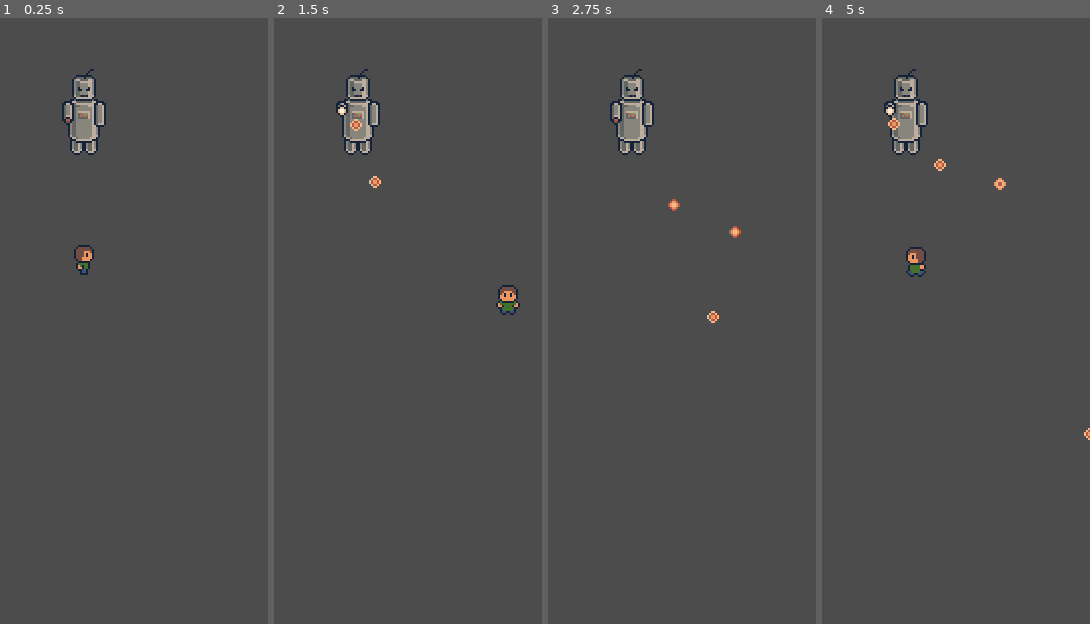
Above: before the commit, frames 1-4 (left to right).
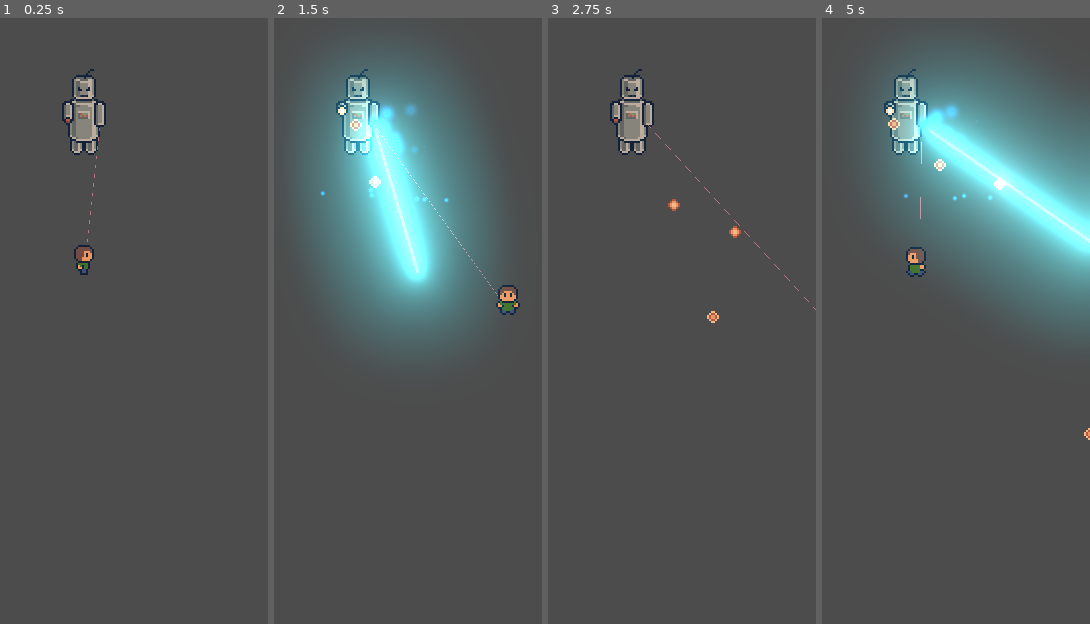
Above: after the commit, the same moments.

Repository: Riudin/A-Slight-Inconvenience
Game: Godot game, scene res://World.tscn
The game is run twice, just before and just after one commit, with the same random seed, the same clock (stepped at 60 frames per second) and the same inputs.
Inputs (mouse positions are in pixels of both pictures, inside the frame that each line leads up to):
- Up to frame 1 (0.25 s): no input
- Up to frame 2 (1.5 s): tap Enter (ui_accept) at 0.5, 0.77 s; move the mouse to (440, 272) at 0.52 s; hold Right (ui_right) 0.53-1.28 s; click (440, 272) at 0.67 s; move the mouse to (290, 339) at 1.27 s; hold Down (ui_down) from 1.28 s (still down); click (290, 339) at 1.42 s
- Up to frame 3 (2.75 s): tap Enter (ui_accept) at 1.52 s; move the mouse to (671, 163) at 2.02 s; release Down (ui_down) at 2.03 s; hold Right (ui_right) from 2.03 s (still down); click (671, 163) at 2.17 s
- Up to frame 4 (5 s): move the mouse to (891, 430) at 2.77 s; release Right (ui_right) at 2.78 s; hold Up (ui_up) 2.78-3.53 s; click (891, 430) at 2.92 s; tap Enter (ui_accept) at 3.02, 3.77, 4.52 s; move the mouse to (1017, 399) at 3.52 s; hold Left (ui_left) from 3.53 s (still down); click (1017, 399) at 3.67 s; move the mouse to (outside the picture) at 4.27 s; click (outside the picture) at 4.42 s

The runs differ from the first frame. In frame 1, less than 0.1% of the frame differs, in the area x 32-38%, y 18-37%; in frame 2, 27%, in the area x 10-84%, y 6-54%; in frame 3, less than 0.1%; in frame 4, 27%.

Commit message:
Added Laser

Diff:
--- a/Boss.gd
+++ b/Boss.gd
@@ -17,6 +17,8 @@
 onready var projectileOrigin = $ProjectileOrigin
 onready var projectileDirection = $ProjectileOrigin/ProjectileDirection
 onready var player = get_tree().get_current_scene().find_node("Player")
+onready var laser = $Laser
+onready var laserIndicator = $LaserIndicator
 
 onready var Projectile = preload("res://Projectile.tscn")
 
@@ -24,6 +26,7 @@
 	animationTree.active = true
 
 func _physics_process(_delta):
+	laserIndicator.target = player.global_position - laserIndicator.global_position
 	match state:
 		MOVE:
 			move_state(_delta)
@@ -55,6 +58,8 @@
 # triggered when AttackStart animation is over
 func shoot_projectile():
 	animationState.travel("Attacking")
+	laser.target = player.global_position - laser.global_position
+	laser.is_casting = true
 	while proj_number > 0:
 		var projectile = Projectile.instance()
 		projectile.direction = player.global_position - projectileOrigin.global_position
@@ -63,6 +68,7 @@
 		proj_number -= 1
 		yield(get_tree().create_timer(0.5), "timeout")
 
+	laser.is_casting = false
 	animationState.travel("AttackEnd")
 
 func _on_AttackEnd_animation_finished():
--- a/Boss.tscn
+++ b/Boss.tscn
@@ -1,8 +1,10 @@
-[gd_scene load_steps=24 format=2]
+[gd_scene load_steps=26 format=2]
 
 [ext_resource path="res://roboter_boss-Sheet.png" type="Texture" id=1]
 [ext_resource path="res://roboter_boss_arms-Sheet.png" type="Texture" id=2]
 [ext_resource path="res://Boss.gd" type="Script" id=3]
+[ext_resource path="res://Laser.tscn" type="PackedScene" id=4]
+[ext_resource path="res://LaserIndicator.tscn" type="PackedScene" id=5]
 
 [sub_resource type="CapsuleShape2D" id=1]
 radius = 4.0
@@ -252,3 +254,10 @@
 
 [node name="ProjectileDirection" type="Position2D" parent="ProjectileOrigin"]
 position = Vector2( 0, 2 )
+
+[node name="Laser" parent="." instance=ExtResource( 4 )]
+position = Vector2( 8, -10 )
+
+[node name="LaserIndicator" parent="." instance=ExtResource( 5 )]
+position = Vector2( 8, -10 )
+cast_to = Vector2( 67, 0 )
--- /dev/null
+++ b/Laser.gd
@@ -0,0 +1,56 @@
+extends RayCast2D
+
+var is_casting = false setget set_is_casting
+var target = Vector2.ZERO
+
+onready var line = $Line2D
+onready var tween = $Tween
+onready var castingParticles = $CastingParticles
+onready var collisionParticles = $CollisionParticles
+onready var beamParticles = $BeamParticles
+
+func _ready():
+	set_physics_process(false)
+	line.points[1] = Vector2.ZERO
+
+#func _unhandled_input(event):
+#	if event is InputEventMouseButton:
+#		self.is_casting = event.pressed
+
+func _physics_process(delta):
+	set_cast_to(target)
+	var cast_point = cast_to
+	force_raycast_update()
+
+	collisionParticles.emitting = is_colliding()
+
+	if is_colliding():
+		cast_point = to_local(get_collision_point())
+		collisionParticles.global_rotation = get_collision_normal().angle()
+		collisionParticles.position = cast_point
+
+	line.points[1] = cast_point
+	beamParticles.position = cast_point * 0.5
+	beamParticles.process_material.emission_box_extents.x = cast_point.length() * 0.5
+
+func set_is_casting(cast: bool):
+	is_casting = cast
+
+	beamParticles.emitting = is_casting
+	castingParticles.emitting = is_casting
+	if is_casting:
+		appear()
+	else:
+		collisionParticles.emitting = false
+		disappear()
+	set_physics_process(is_casting)
+
+func appear():
+	tween.stop_all()
+	tween.interpolate_property(line, "width", 0, 1.5, 0.2)
+	tween.start()
+
+func disappear():
+	tween.stop_all()
+	tween.interpolate_property(line, "width", 1.5, 0, 0.1)
+	tween.start()
--- /dev/null
+++ b/Laser.tscn
@@ -0,0 +1,91 @@
+[gd_scene load_steps=11 format=2]
+
+[ext_resource path="res://Laser.gd" type="Script" id=1]
+[ext_resource path="res://glowing_circle.png" type="Texture" id=2]
+
+[sub_resource type="Gradient" id=6]
+colors = PoolColorArray( 1, 1, 1, 1, 1, 1, 1, 0 )
+
+[sub_resource type="GradientTexture" id=7]
+gradient = SubResource( 6 )
+
+[sub_resource type="Curve" id=8]
+_data = [ Vector2( 0.0168539, 0.218182 ), 0.0, 0.0, 0, 0, Vector2( 0.578652, 0.209091 ), 0.0, 0.0, 0, 0, Vector2( 1, 0 ), 0.0, 0.0, 0, 0 ]
+
+[sub_resource type="CurveTexture" id=9]
+curve = SubResource( 8 )
+
+[sub_resource type="ParticlesMaterial" id=10]
+flag_disable_z = true
+gravity = Vector3( 0, 0, 0 )
+initial_velocity = 100.0
+orbit_velocity = 0.0
+orbit_velocity_random = 0.0
+scale_curve = SubResource( 9 )
+color_ramp = SubResource( 7 )
+
+[sub_resource type="ParticlesMaterial" id=13]
+flag_disable_z = true
+gravity = Vector3( 0, 0, 0 )
+initial_velocity = 150.0
+orbit_velocity = 0.0
+orbit_velocity_random = 0.0
+scale_curve = SubResource( 9 )
+color_ramp = SubResource( 7 )
+
+[sub_resource type="ParticlesMaterial" id=12]
+emission_shape = 2
+emission_box_extents = Vector3( 1, 1, 1 )
+flag_disable_z = true
+direction = Vector3( 0, 0, 0 )
+gravity = Vector3( 0, 0, 0 )
+initial_velocity = 10.0
+orbit_velocity = 0.0
+orbit_velocity_random = 0.0
+tangential_accel = 100.0
+scale = 0.06
+
+[sub_resource type="Environment" id=5]
+background_mode = 4
+glow_enabled = true
+glow_levels/2 = true
+glow_levels/4 = true
+glow_intensity = 0.7
+glow_blend_mode = 0
+glow_hdr_luminance_cap = 2.0
+glow_bicubic_upscale = true
+
+[node name="Laser" type="RayCast2D"]
+position = Vector2( 29, 53 )
+cast_to = Vector2( 500, 0 )
+script = ExtResource( 1 )
+
+[node name="Line2D" type="Line2D" parent="."]
+points = PoolVector2Array( 0, 0, 20, 0 )
+width = 2.0
+default_color = Color( 0.5, 3, 6, 1 )
+
+[node name="Tween" type="Tween" parent="."]
+
+[node name="CastingParticles" type="Particles2D" parent="."]
+emitting = false
+lifetime = 0.3
+process_material = SubResource( 10 )
+texture = ExtResource( 2 )
+
+[node name="CollisionParticles" type="Particles2D" parent="."]
+emitting = false
+lifetime = 0.3
+process_material = SubResource( 13 )
+texture = ExtResource( 2 )
+
+[node name="BeamParticles" type="Particles2D" parent="."]
+emitting = false
+lifetime = 0.3
+randomness = 0.1
+local_coords = false
+process_material = SubResource( 12 )
+texture = ExtResource( 2 )
+
+[node name="WorldEnvironment" type="WorldEnvironment" parent="."]
+environment = SubResource( 5 )
--- /dev/null
+++ b/LaserIndicator.gd
@@ -0,0 +1,18 @@
+extends RayCast2D
+
+var target = Vector2.ZERO
+
+onready var line = $Line2D
+
+func _ready():
+	line.points[1] = Vector2.ZERO
+
+func _physics_process(delta):
+	set_cast_to(target)
+	var cast_point = cast_to
+	force_raycast_update()
+
+	if is_colliding():
+		cast_point = to_local(get_collision_point())
+
+	line.points[1] = cast_point
--- /dev/null
+++ b/LaserIndicator.tscn
@@ -0,0 +1,12 @@
+[gd_scene load_steps=2 format=2]
+
+[ext_resource path="res://LaserIndicator.gd" type="Script" id=1]
+
+[node name="LaserIndicator" type="RayCast2D"]
+cast_to = Vector2( 50, 0 )
+script = ExtResource( 1 )
+
+[node name="Line2D" type="Line2D" parent="."]
+points = PoolVector2Array( 0, 0, 17, 0 )
+width = 0.2
+default_color = Color( 0.980392, 0.568627, 0.615686, 0.631373 )
--- a/project.godot
+++ b/project.godot
@@ -65,7 +65,6 @@
 
 [rendering]
 
-quality/driver/driver_name="GLES2"
 vram_compression/import_etc=true
 vram_compression/import_etc2=false
 environment/default_environment="res://default_env.tres"
Binary file added: glowing_circle.png
Not shown, added: glowing_circle.png.import
